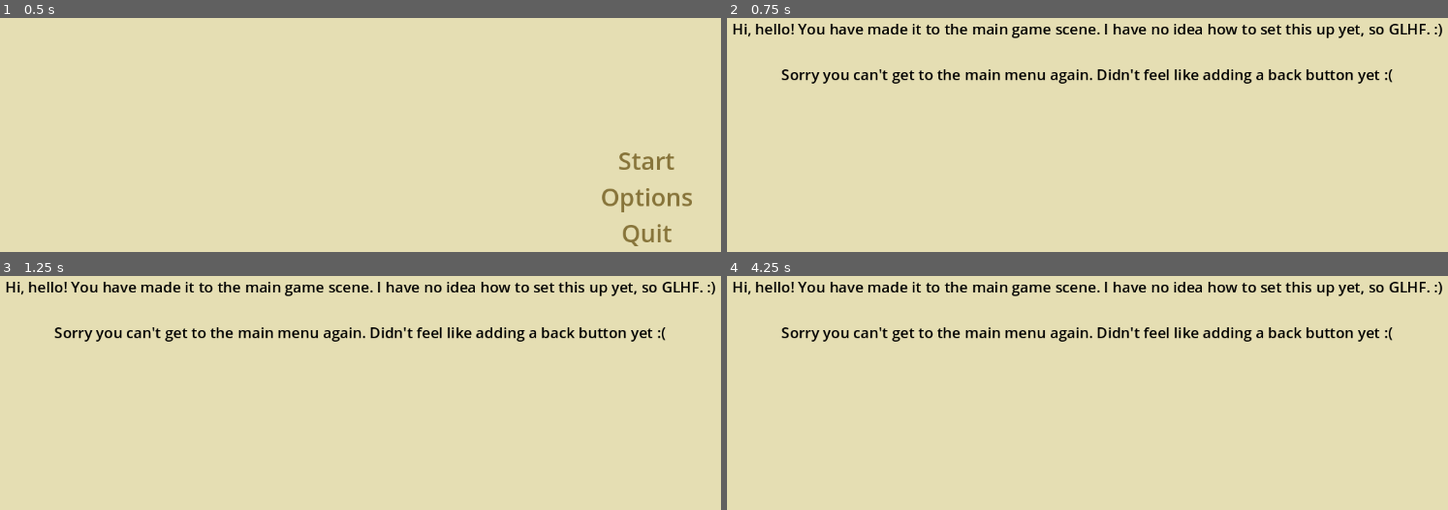
Above: before the commit, frames 1-4 (two rows, left to right).
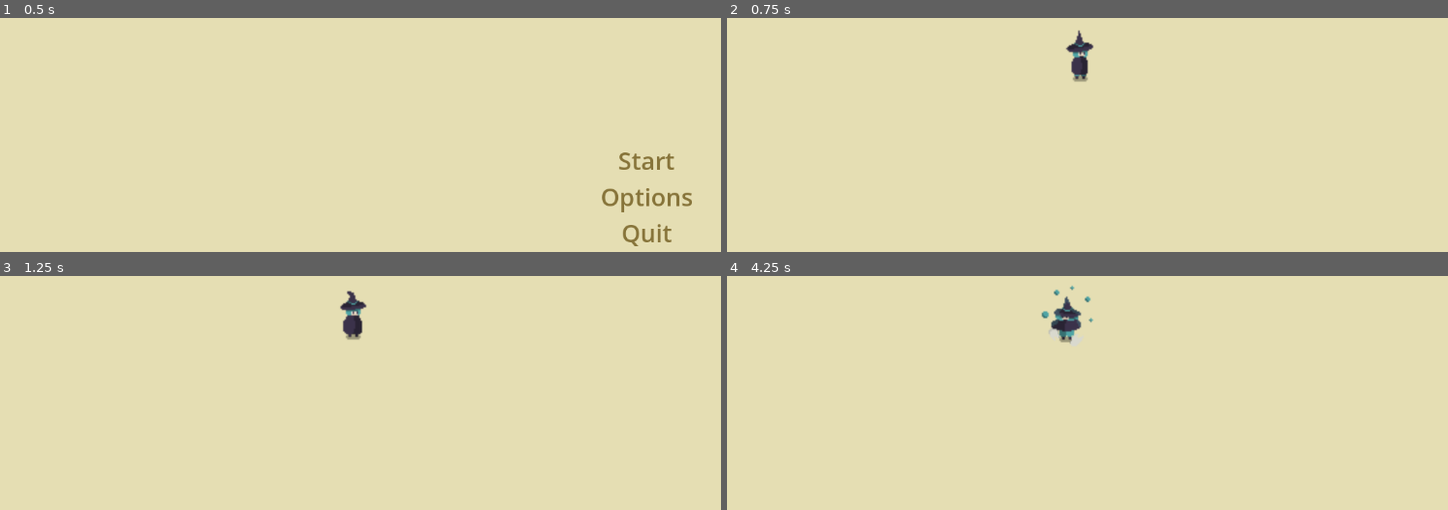
Above: after the commit, the same moments.

Repository: AnthonyDrow21/PSGameJam2024-2
Game: Godot game, scene res://Menus/MainMenu.tscn
The game is run twice, just before and just after one commit, with the same random seed, the same clock (stepped at 60 frames per second) and the same inputs.
Inputs:
- Up to frame 1 (0.5 s): no input
- Up to frame 2 (0.75 s): click "Start" at 0.5 s
- Up to frame 3 (1.25 s): no input
- Up to frame 4 (4.25 s): click "Start" at 1.25 s; click "Options" at 2 s; hold Right (ui_right) 2.78-3.53 s; hold E (ui_charge, bound only after the commit) 2.78-3.53 s; tap Q (ui_damage, bound only after the commit) at 3.05, 3.6 s; tap Enter at 3.5 s; hold Left (ui_left) from 3.53 s (still down); tap E (ui_charge, bound only after the commit) at 3.8 s

Frame 1 is identical in both runs. In frame 2, 4.3% of the frame differs, in the area x 0-100%, y 2-29%; in frame 3, 4.3%; in frame 4, 4.4%, in the area x 0-100%, y 2-30%.

Commit message:
Add blue witch sprite

Diff:
--- /dev/null
+++ b/CharacterBody2D.gd
@@ -0,0 +1,49 @@
+extends CharacterBody2D
+
+
+const SPEED = 300.0
+const IDLE = 0
+const RUNNING = 1
+const CHARGE = 2
+const DAMAGE = 3
+
+@onready var _animated_sprite = $AnimatedSprite2D
+# Get the gravity from the project settings to be synced with RigidBody nodes.
+var gravity = ProjectSettings.get_setting("physics/2d/default_gravity")
+var animations = {IDLE: "idle", RUNNING: "running", CHARGE: "charge", DAMAGE: "damage"}
+var current_animation = IDLE;
+
+# Called when the node enters the scene tree for the first time.
+func _ready():
+	_animated_sprite.play(animations.get(current_animation))
+
+func _input(event):
+	if event.is_action_pressed("ui_charge"):
+		current_animation = CHARGE
+	elif event.is_action_pressed("ui_damage"):
+		current_animation = DAMAGE
+
+	_animated_sprite.play(animations.get(current_animation))
+
+func _physics_process(delta):
+	if _animated_sprite.is_playing():
+		if current_animation == DAMAGE || current_animation == CHARGE:
+			return
+
+	# Get the input direction and handle the movement/deceleration.
+	var direction = Input.get_axis("ui_left", "ui_right")
+	if direction:
+		velocity.x = direction * SPEED
+	else:
+		velocity.x = move_toward(velocity.x, 0, SPEED)
+
+	if abs(velocity.x) > 0:
+		# The sprite is moving so we need to update the animation frames
+		# and flip them horizontally to match the direction of travel.
+		current_animation = RUNNING
+		_animated_sprite.flip_h = 1 if direction < 0 else 0
+	else:
+		current_animation = IDLE
+
+	_animated_sprite.play(animations.get(current_animation))
+	move_and_slide()
--- /dev/null
+++ b/Player.tscn
@@ -0,0 +1,216 @@
+[gd_scene load_steps=31 format=3 uid="uid://bq6ah1g3oa0ma"]
+
+[ext_resource type="Script" path="res://CharacterBody2D.gd" id="1_sjb5b"]
+[ext_resource type="Texture2D" uid="uid://dp7k85siavfog" path="res://Assets/Blue_witch/B_witch_idle.png" id="2_6mfvt"]
+[ext_resource type="Texture2D" uid="uid://caph1k667e11" path="res://Assets/Blue_witch/B_witch_charge.png" id="2_cjx4g"]
+[ext_resource type="Texture2D" uid="uid://dmma1437v1on3" path="res://Assets/Blue_witch/B_witch_take_damage.png" id="3_8pnim"]
+[ext_resource type="Texture2D" uid="uid://da7sfgewp48tk" path="res://Assets/Blue_witch/B_witch_run.png" id="3_vu0tl"]
+
+[sub_resource type="GDScript" id="GDScript_dv7ri"]
+script/source = "extends Node2D
+
+
+# Called when the node enters the scene tree for the first time.
+func _ready():
+	pass # Replace with function body.
+
+
+# Called every frame. 'delta' is the elapsed time since the previous frame.
+func _process(delta):
+	pass
+"
+
+[sub_resource type="AtlasTexture" id="AtlasTexture_blkxc"]
+atlas = ExtResource("2_cjx4g")
+region = Rect2(0, 0, 48, 48)
+
+[sub_resource type="AtlasTexture" id="AtlasTexture_cw84y"]
+atlas = ExtResource("2_cjx4g")
+region = Rect2(0, 48, 48, 48)
+
+[sub_resource type="AtlasTexture" id="AtlasTexture_5evws"]
+atlas = ExtResource("2_cjx4g")
+region = Rect2(0, 96, 48, 48)
+
+[sub_resource type="AtlasTexture" id="AtlasTexture_veubq"]
+atlas = ExtResource("2_cjx4g")
+region = Rect2(0, 144, 48, 48)
+
+[sub_resource type="AtlasTexture" id="AtlasTexture_0r6g3"]
+atlas = ExtResource("2_cjx4g")
+region = Rect2(0, 192, 48, 48)
+
+[sub_resource type="AtlasTexture" id="AtlasTexture_2ds60"]
+atlas = ExtResource("3_8pnim")
+region = Rect2(0, 0, 32, 48)
+
+[sub_resource type="AtlasTexture" id="AtlasTexture_geddm"]
+atlas = ExtResource("3_8pnim")
+region = Rect2(0, 48, 32, 48)
+
+[sub_resource type="AtlasTexture" id="AtlasTexture_0h6j3"]
+atlas = ExtResource("3_8pnim")
+region = Rect2(0, 96, 32, 48)
+
+[sub_resource type="AtlasTexture" id="AtlasTexture_5lfae"]
+atlas = ExtResource("2_6mfvt")
+region = Rect2(0, 0, 32, 48)
+
+[sub_resource type="AtlasTexture" id="AtlasTexture_s6rqe"]
+atlas = ExtResource("2_6mfvt")
+region = Rect2(0, 48, 32, 48)
+
+[sub_resource type="AtlasTexture" id="AtlasTexture_45xp1"]
+atlas = ExtResource("2_6mfvt")
+region = Rect2(0, 96, 32, 48)
+
+[sub_resource type="AtlasTexture" id="AtlasTexture_c7klg"]
+atlas = ExtResource("2_6mfvt")
+region = Rect2(0, 144, 32, 48)
+
+[sub_resource type="AtlasTexture" id="AtlasTexture_mg5o6"]
+atlas = ExtResource("2_6mfvt")
+region = Rect2(0, 192, 32, 48)
+
+[sub_resource type="AtlasTexture" id="AtlasTexture_xdr7w"]
+atlas = ExtResource("2_6mfvt")
+region = Rect2(0, 240, 32, 48)
+
+[sub_resource type="AtlasTexture" id="AtlasTexture_lxorw"]
+atlas = ExtResource("3_vu0tl")
+region = Rect2(0, 0, 32, 48)
+
+[sub_resource type="AtlasTexture" id="AtlasTexture_8vpu4"]
+atlas = ExtResource("3_vu0tl")
+region = Rect2(0, 48, 32, 48)
+
+[sub_resource type="AtlasTexture" id="AtlasTexture_fx7ap"]
+atlas = ExtResource("3_vu0tl")
+region = Rect2(0, 96, 32, 48)
+
+[sub_resource type="AtlasTexture" id="AtlasTexture_atndt"]
+atlas = ExtResource("3_vu0tl")
+region = Rect2(0, 144, 32, 48)
+
+[sub_resource type="AtlasTexture" id="AtlasTexture_7lyke"]
+atlas = ExtResource("3_vu0tl")
+region = Rect2(0, 192, 32, 48)
+
+[sub_resource type="AtlasTexture" id="AtlasTexture_t62ym"]
+atlas = ExtResource("3_vu0tl")
+region = Rect2(0, 240, 32, 48)
+
+[sub_resource type="AtlasTexture" id="AtlasTexture_316fc"]
+atlas = ExtResource("3_vu0tl")
+region = Rect2(0, 288, 32, 48)
+
+[sub_resource type="AtlasTexture" id="AtlasTexture_wx82w"]
+atlas = ExtResource("3_vu0tl")
+region = Rect2(0, 336, 32, 48)
+
+[sub_resource type="SpriteFrames" id="SpriteFrames_km6qr"]
+animations = [{
+"frames": [{
+"duration": 1.0,
+"texture": SubResource("AtlasTexture_blkxc")
+}, {
+"duration": 1.0,
+"texture": SubResource("AtlasTexture_cw84y")
+}, {
+"duration": 1.0,
+"texture": SubResource("AtlasTexture_5evws")
+}, {
+"duration": 1.0,
+"texture": SubResource("AtlasTexture_veubq")
+}, {
+"duration": 1.0,
+"texture": SubResource("AtlasTexture_0r6g3")
+}],
+"loop": false,
+"name": &"charge",
+"speed": 5.0
+}, {
+"frames": [{
+"duration": 1.0,
+"texture": SubResource("AtlasTexture_2ds60")
+}, {
+"duration": 1.0,
+"texture": SubResource("AtlasTexture_geddm")
+}, {
+"duration": 1.0,
+"texture": SubResource("AtlasTexture_0h6j3")
+}],
+"loop": false,
+"name": &"damage",
+"speed": 5.0
+}, {
+"frames": [{
+"duration": 1.0,
+"texture": SubResource("AtlasTexture_5lfae")
+}, {
+"duration": 1.0,
+"texture": SubResource("AtlasTexture_s6rqe")
+}, {
+"duration": 1.0,
+"texture": SubResource("AtlasTexture_45xp1")
+}, {
+"duration": 1.0,
+"texture": SubResource("AtlasTexture_c7klg")
+}, {
+"duration": 1.0,
+"texture": SubResource("AtlasTexture_mg5o6")
+}, {
+"duration": 1.0,
+"texture": SubResource("AtlasTexture_xdr7w")
+}],
+"loop": true,
+"name": &"idle",
+"speed": 5.0
+}, {
+"frames": [{
+"duration": 1.0,
+"texture": SubResource("AtlasTexture_lxorw")
+}, {
+"duration": 1.0,
+"texture": SubResource("AtlasTexture_8vpu4")
+}, {
+"duration": 1.0,
+"texture": SubResource("AtlasTexture_fx7ap")
+}, {
+"duration": 1.0,
+"texture": SubResource("AtlasTexture_atndt")
+}, {
+"duration": 1.0,
+"texture": SubResource("AtlasTexture_7lyke")
+}, {
+"duration": 1.0,
+"texture": SubResource("AtlasTexture_t62ym")
+}, {
+"duration": 1.0,
+"texture": SubResource("AtlasTexture_316fc")
+}, {
+"duration": 1.0,
+"texture": SubResource("AtlasTexture_wx82w")
+}],
+"loop": true,
+"name": &"running",
+"speed": 5.0
+}]
+
+[sub_resource type="RectangleShape2D" id="RectangleShape2D_fy5k1"]
+size = Vector2(17, 46.5)
+
+[node name="Player" type="Node2D"]
+script = SubResource("GDScript_dv7ri")
+
+[node name="CharacterBody2D" type="CharacterBody2D" parent="."]
+script = ExtResource("1_sjb5b")
+
+[node name="AnimatedSprite2D" type="AnimatedSprite2D" parent="CharacterBody2D"]
+scale = Vector2(2, 2)
+sprite_frames = SubResource("SpriteFrames_km6qr")
+animation = &"damage"
+
+[node name="CollisionShape2D" type="CollisionShape2D" parent="CharacterBody2D"]
+position = Vector2(-1, 3.25)
+shape = SubResource("RectangleShape2D_fy5k1")
--- a/World.tscn
+++ b/World.tscn
@@ -1,5 +1,6 @@
-[gd_scene load_steps=2 format=3 uid="uid://uc81tvqarkao"]
+[gd_scene load_steps=3 format=3 uid="uid://uc81tvqarkao"]
 
+[ext_resource type="PackedScene" uid="uid://bq6ah1g3oa0ma" path="res://Player.tscn" id="1_ll608"]
 [ext_resource type="Script" path="res://World.gd" id="1_tvj70"]
 
 [node name="World" type="Control"]
@@ -20,22 +21,5 @@
 grow_vertical = 2
 color = Color(0.898039, 0.870588, 0.701961, 1)
 
-[node name="Label" type="Label" parent="ColorRect"]
-layout_mode = 1
-anchors_preset = 8
-anchor_left = 0.5
-anchor_top = 0.5
-anchor_right = 0.5
-anchor_bottom = 0.5
-offset_left = -0.5
-offset_top = -11.5
-offset_right = 0.5
-offset_bottom = 11.5
-grow_horizontal = 2
-grow_vertical = 2
-theme_override_colors/font_color = Color(0, 0, 0, 1)
-theme_override_font_sizes/font_size = 22
-text = "Hi, hello! You have made it to the main game scene. I have no idea how to set this up yet, so GLHF. :)
-
-Sorry you can't get to the main menu again. Didn't feel like adding a back button yet :("
-horizontal_alignment = 1
+[node name="Player" parent="." instance=ExtResource("1_ll608")]
+position = Vector2(567, 333)
--- a/project.godot
+++ b/project.godot
@@ -18,3 +18,16 @@
 [autoload]
 
 GameSettings="*res://Globals/GameSettings.gd"
+
+[input]
+
+ui_charge={
+"deadzone": 0.5,
+"events": [Object(InputEventKey,"resource_local_to_scene":false,"resource_name":"","device":0,"window_id":0,"alt_pressed":false,"shift_pressed":false,"ctrl_pressed":false,"meta_pressed":false,"pressed":false,"keycode":0,"physical_keycode":69,"key_label":0,"unicode":0,"echo":false,"script":null)
+]
+}
+ui_damage={
+"deadzone": 0.5,
+"events": [Object(InputEventKey,"resource_local_to_scene":false,"resource_name":"","device":0,"window_id":0,"alt_pressed":false,"shift_pressed":false,"ctrl_pressed":false,"meta_pressed":false,"pressed":false,"keycode":0,"physical_keycode":81,"key_label":0,"unicode":0,"echo":false,"script":null)
+]
+}
Binary file added: Assets/Blue_witch/B_witch.aseprite
Binary file added: Assets/Blue_witch/B_witch.gif
Binary file added: Assets/Blue_witch/B_witch_attack.png
Not shown, added: Assets/Blue_witch/B_witch_attack.png.import
Binary file added: Assets/Blue_witch/B_witch_charge.png
Not shown, added: Assets/Blue_witch/B_witch_charge.png.import
Binary file added: Assets/Blue_witch/B_witch_death.png
Not shown, added: Assets/Blue_witch/B_witch_death.png.import
Binary file added: Assets/Blue_witch/B_witch_idle.png
Not shown, added: Assets/Blue_witch/B_witch_idle.png.import
Binary file added: Assets/Blue_witch/B_witch_run.png
Not shown, added: Assets/Blue_witch/B_witch_run.png.import
(and 3 more such lines)
